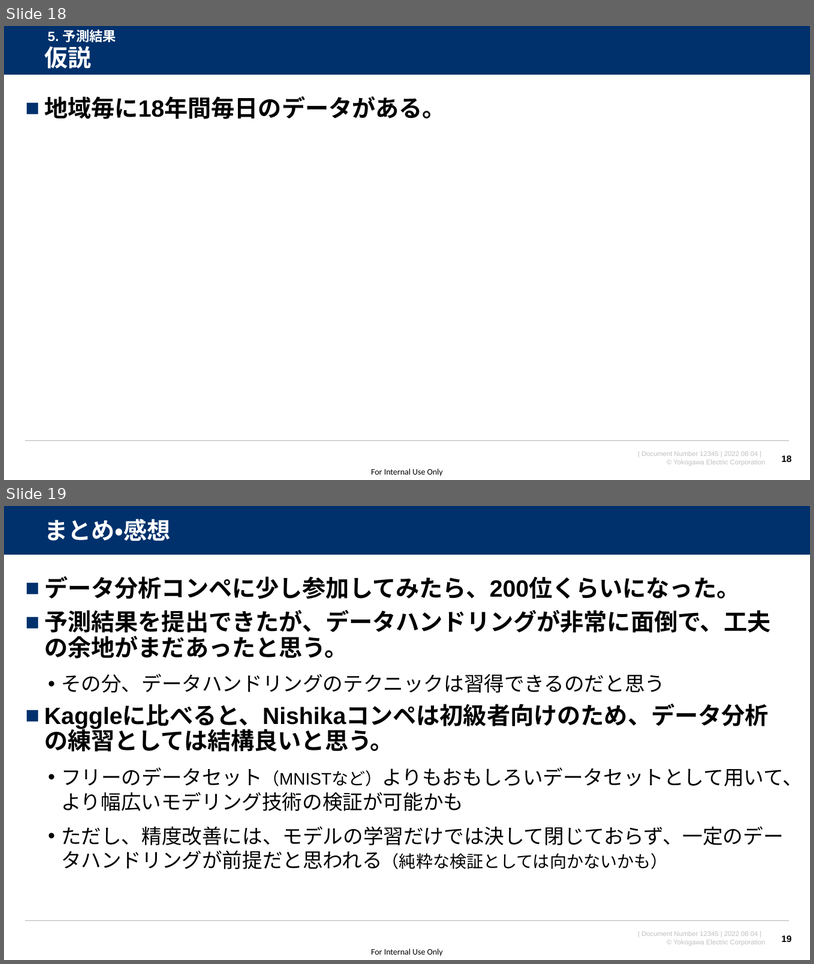
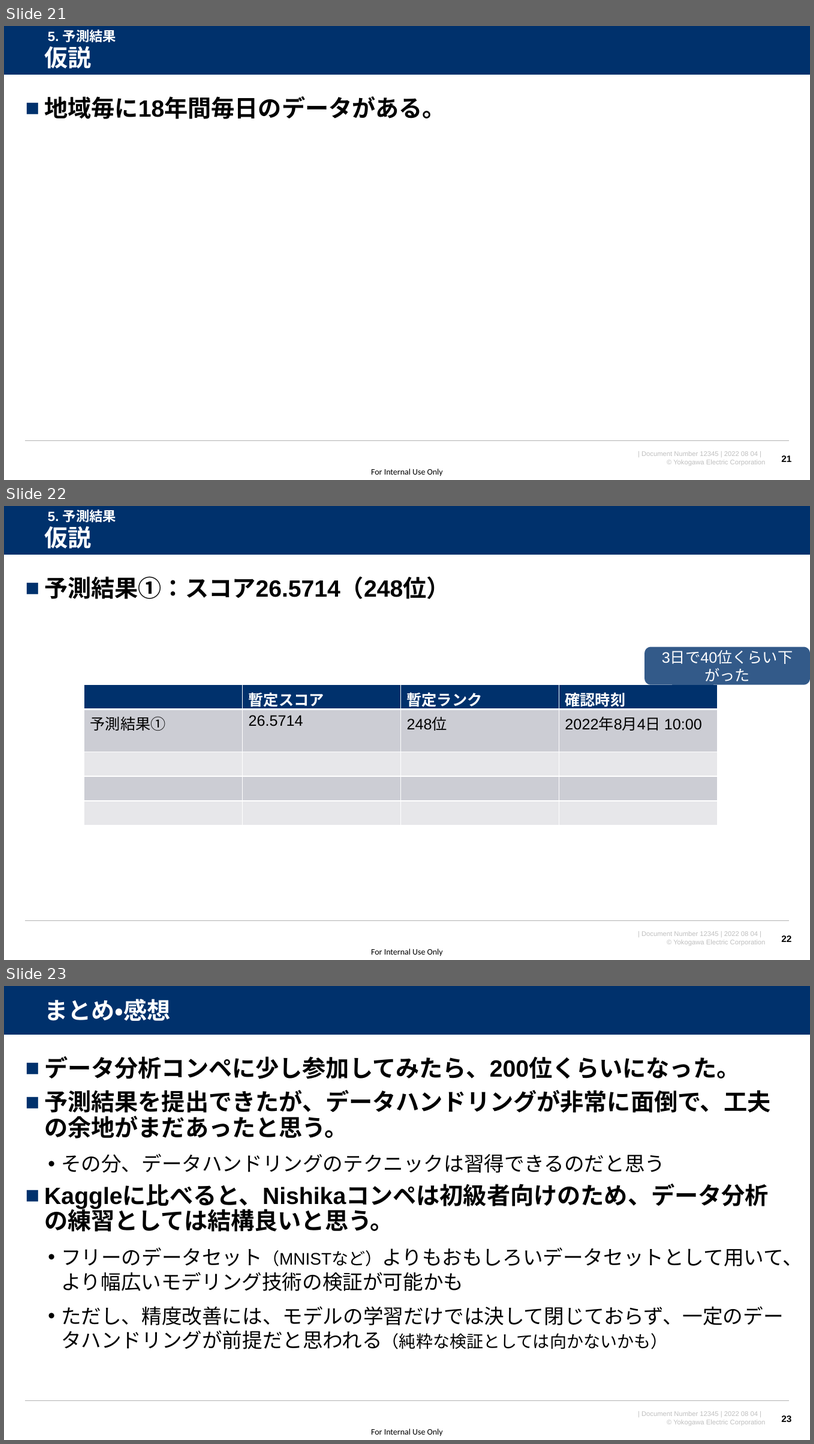
Before and after one commit to watarukumagai-git/opt, a slide deck: MMW/20220804_MMW_kumagai_rev.0.pptx. Shown one above the other, each under a label of ours: slides 18 and 19 before the commit, slides 21, 22 and 23 after it. The pictures are 814x964 and 814x1444 pixels, drawn with LibreOffice and Linux fonts; fonts in the diff are those of the drawing; background and template pictures are left out. Boxes give left, top, right and bottom in pixels: in the first picture for what was removed or moved away, otherwise in the second. Text is boxed around its words. In the diff, an @@ line names an element or a change of style, - is before the commit and + after.

```diff
--- a/MMW/20220804_MMW_kumagai_rev.0.pptx
+++ b/MMW/20220804_MMW_kumagai_rev.0.pptx
@@ slide 22 added at (x1=4, y1=506, x2=810, y2=960), background #FFFFFF; not listed: 5 template elements that a slide beside it also shows @@
@@ text added at (x1=48, y1=510, x2=116, y2=522), 16 pt, text #FFFFFF, bold @@
+5. 予測結果
@@ title added at (x1=44, y1=526, x2=91, y2=549), 28 pt, text #FFFFFF, bold @@
+仮説
@@ text added at (x1=44, y1=576, x2=450, y2=599), 28 pt, text #000000, bold @@
+■ 予測結果①：スコア26.5714（248位）
@@ rounded speech box added at (x1=645, y1=647, x2=810, y2=685), fill #00316C at 80% opacity, 18 pt, text #FFFFFF @@
+3日で40位くらい下がった
@@ table added at (x1=84, y1=684, x2=719, y2=807), 5 rows, 4 columns @@
+ | 暫定スコア | 暫定ランク | 確認時刻
+予測結果① | 26.5714 | 248位 | 2022年8月4日 10:00
+ |  |  | 
+ |  |  | 
+ |  |  | 
@@ page number added at (x1=782, y1=935, x2=792, y2=942), 11 pt, text #000000, bold @@
+22
@@ what was slide 18 is now slide 21 @@
@@ page number at (x1=782, y1=455, x2=792, y2=462): text changed @@
-18
+21
@@ what was slide 19 is now slide 23 @@
@@ page number at (x1=782, y1=1415, x2=792, y2=1422): text changed @@
-19
+23
```
Also in this commit, not shown: 2 slides changed, 3 other slides added.
